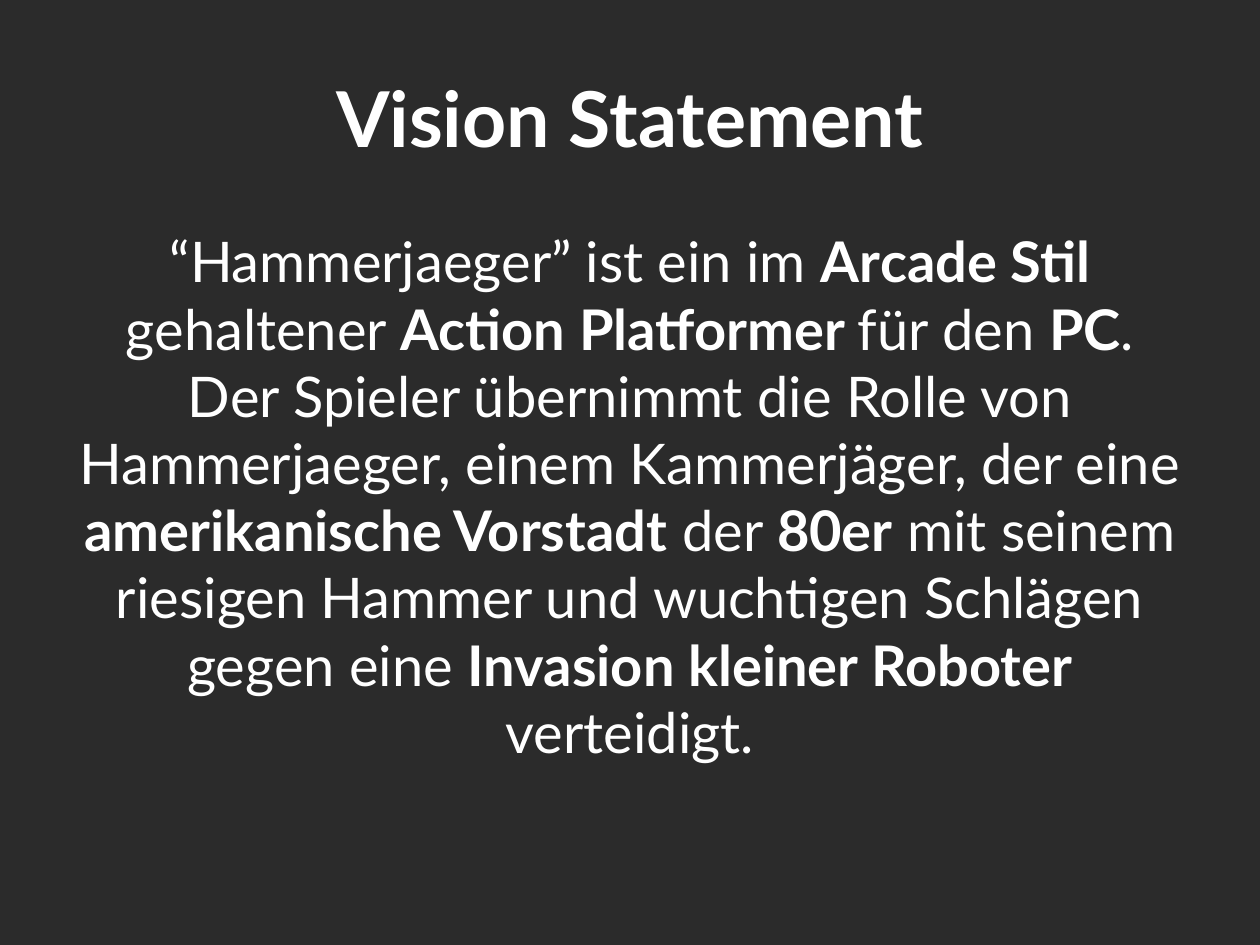
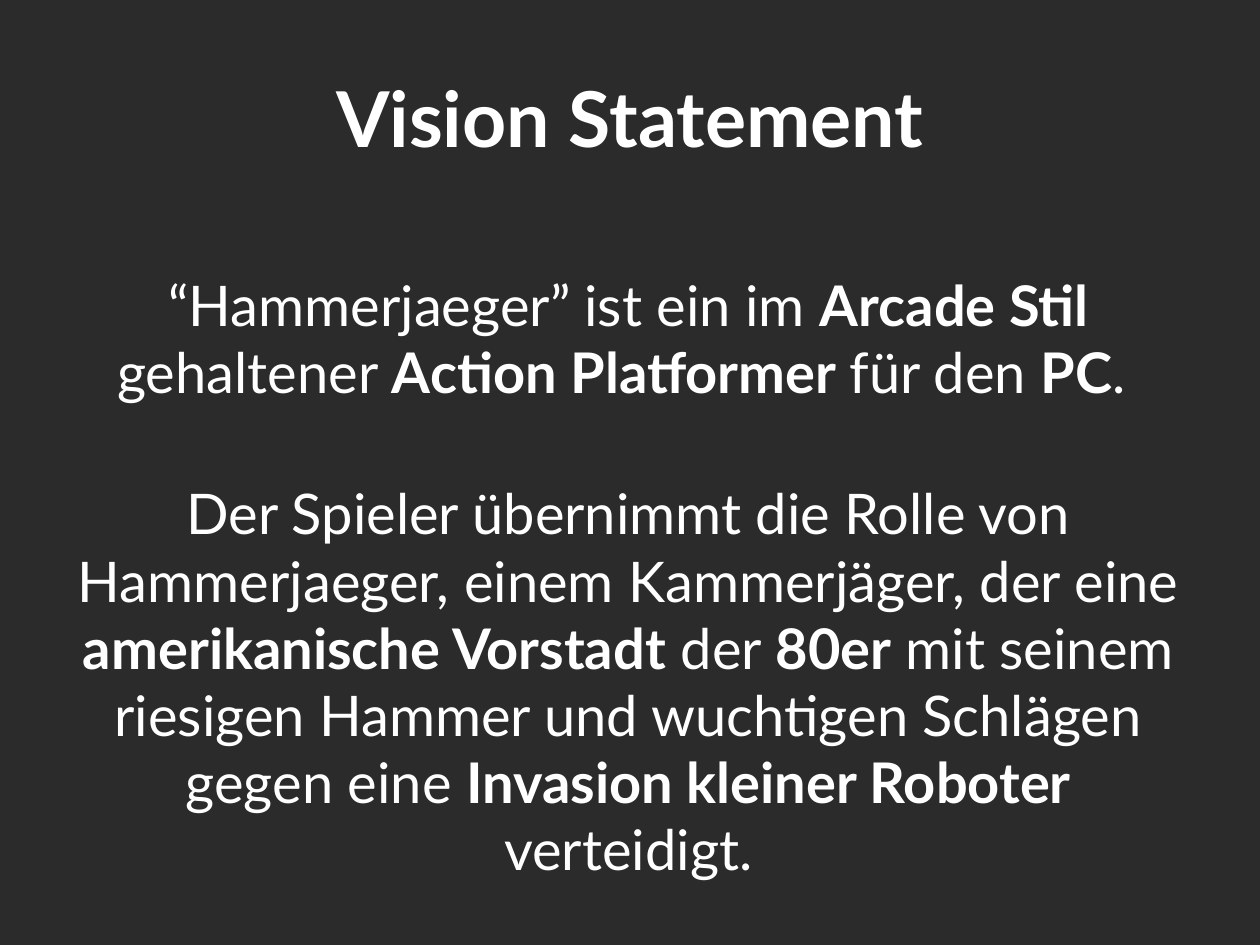
Before and after one commit to Assertores/HammerMan, a slide deck: slide 2 of Documentation/PowerPoint/HammerjaegerGoldmaster.pptx. Drawn at 1260x945 pixels with LibreOffice and Linux fonts; fonts in the diff are those of the drawing; background and template pictures are left out; a plain dark background stands for a picture behind light text. Boxes give left, top, right and bottom in pixels: in the first picture for what was removed or moved away, otherwise in the second. Text is boxed around its words. In the diff, an @@ line names an element or a change of style, - is before the commit and + after.

```diff
--- a/Documentation/PowerPoint/HammerjaegerGoldmaster.pptx
+++ b/Documentation/PowerPoint/HammerjaegerGoldmaster.pptx
@@ text at <box>117,283,1126,403</box>: text changed @@
-“Hammerjaeger” ist ein im Arcade Stil gehaltener Action Platformer für den PC. Der Spieler übernimmt die Rolle von Hammerjaeger, einem Kammerjäger, der eine amerikanische Vorstadt der 80er mit seinem riesigen Hammer und wuchtigen Schlägen gegen eine Invasion kleiner Roboter verteidigt.
+“Hammerjaeger” ist ein im Arcade Stil gehaltener Action Platformer für den PC.
@@ text added at <box>78,492,1179,880</box>, 32 pt, text #FFFFFF @@
+Der Spieler übernimmt die Rolle von Hammerjaeger, einem Kammerjäger, der eine amerikanische Vorstadt der 80er mit seinem riesigen Hammer und wuchtigen Schlägen gegen eine Invasion kleiner Roboter verteidigt.
```
Also in this commit, not shown: 1 other slide changed, 1 slide added, 1 other file.
